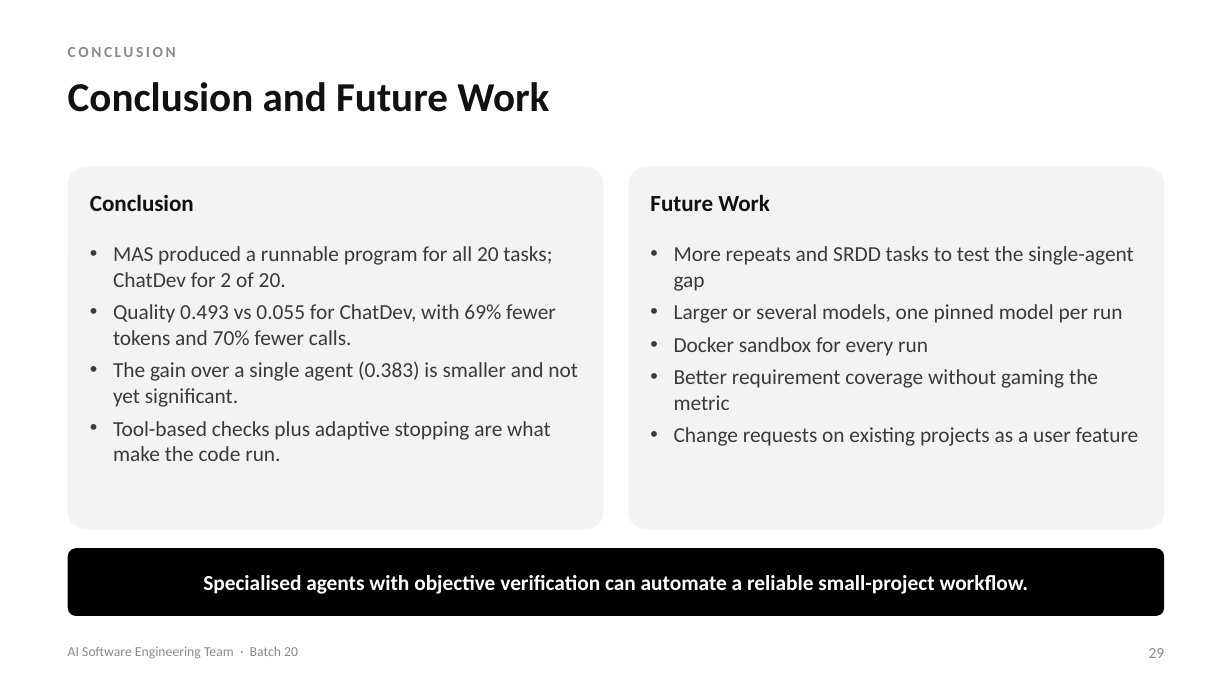
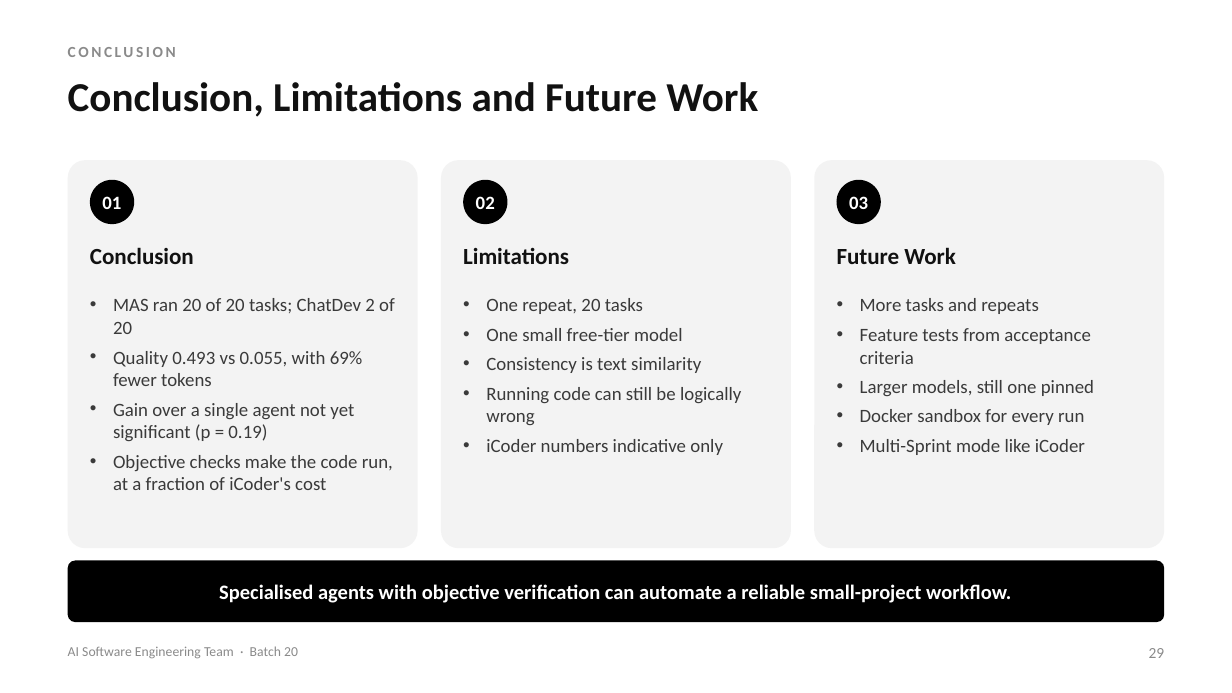
Before and after one commit to Varshith-092006/MAS, a slide deck: slide 29 of presentation/MAS_2nd_Review.pptx. Drawn at 1232x693 pixels with LibreOffice and Linux fonts; fonts in the diff are those of the drawing. Boxes give left, top, right and bottom in pixels: in the first picture for what was removed or moved away, otherwise in the second. Text is boxed around its words. In the diff, an @@ line names an element or a change of style, - is before the commit and + after.

```diff
--- a/presentation/MAS_2nd_Review.pptx
+++ b/presentation/MAS_2nd_Review.pptx
@@ text at box(68, 82, 758, 117): text changed @@
-Conclusion and Future Work
+Conclusion, Limitations and Future Work
@@ rounded rectangle: place and size @@
-rounded rectangle at box(68, 166, 604, 530)
+rounded rectangle at box(68, 160, 418, 548)
@@ rounded rectangle added at box(441, 160, 791, 548), fill #F3F3F3 @@
@@ rounded rectangle: place and size @@
-rounded rectangle at box(628, 166, 1164, 530)
+rounded rectangle at box(814, 160, 1164, 548)
@@ ellipse added at box(90, 180, 134, 224), fill #000000, 11 pt, text #FFFFFF, bold @@
+01
@@ ellipse added at box(463, 180, 508, 224), fill #000000, 11 pt, text #FFFFFF, bold @@
+02
@@ ellipse added at box(837, 180, 881, 224), fill #000000, 11 pt, text #FFFFFF, bold @@
+03
@@ text "Conclusion": place and size @@
-text "Conclusion" at box(90, 194, 194, 211)
+text "Conclusion" at box(90, 247, 194, 264)
@@ text "Future Work": place and size @@
-text "Future Work" at box(650, 194, 770, 211)
+text "Future Work" at box(837, 247, 956, 264)
@@ text added at box(463, 247, 569, 264), 13.5 pt, text #111111, bold @@
+Limitations
@@ text removed at box(674, 246, 1139, 446) @@
-• More repeats and SRDD tasks to test the single-agent gap
-• Larger or several models, one pinned model per run
-• Docker sandbox for every run
-• Better requirement coverage without gaming the metric
-• Change requests on existing projects as a user feature
@@ text at box(113, 298, 395, 490): text changed; size 12.5 to 11 pt @@
-• MAS produced a runnable program for all 20 tasks; ChatDev for 2 of 20.
-• Quality 0.493 vs 0.055 for ChatDev, with 69% fewer tokens and 70% fewer calls.
-• The gain over a single agent (0.383) is smaller and not yet significant.
-• Tool-based checks plus adaptive stopping are what make the code run.
+• MAS ran 20 of 20 tasks; ChatDev 2 of 20
+• Quality 0.493 vs 0.055, with 69% fewer tokens
+• Gain over a single agent not yet significant (p = 0.19)
+• Objective checks make the code run, at a fraction of iCoder's cost
@@ text added at box(486, 298, 741, 455), 11 pt, text #3A3A3A @@
+• One repeat, 20 tasks
+• One small free-tier model
+• Consistency is text similarity
+• Running code can still be logically wrong
+• iCoder numbers indicative only
@@ text added at box(860, 298, 1094, 455), 11 pt, text #3A3A3A @@
+• More tasks and repeats
+• Feature tests from acceptance criteria
+• Larger models, still one pinned
+• Docker sandbox for every run
+• Multi-Sprint mode like iCoder
@@ rounded rectangle "Specialised agents with objective verification ...": place and size @@
-rounded rectangle "Specialised agents with objective verification ..." at box(68, 548, 1164, 616)
+rounded rectangle "Specialised agents with objective verification ..." at box(68, 561, 1164, 622)
@@ rounded rectangle "Specialised agents with objective verification ..." at box(68, 561, 1164, 622): size 12.5 to 12 pt @@
```
Also in this commit, not shown: 15 other slides changed, 8 slides added, 8 slides removed, 7 other files.
